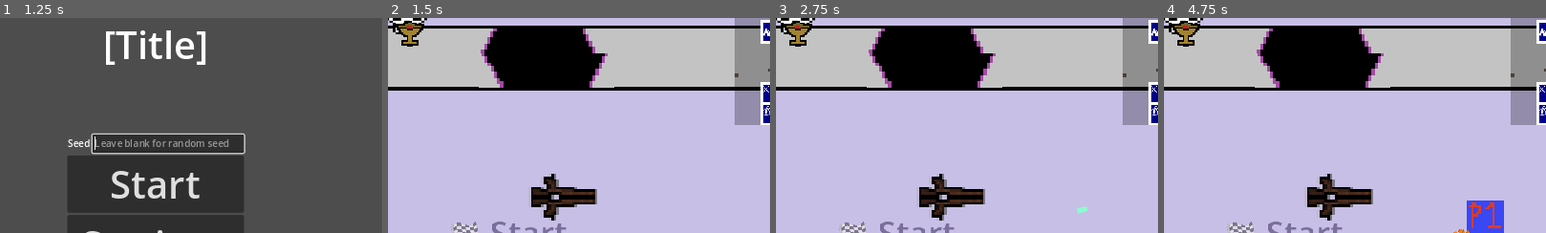
Above: before the commit, frames 1-4 (left to right).
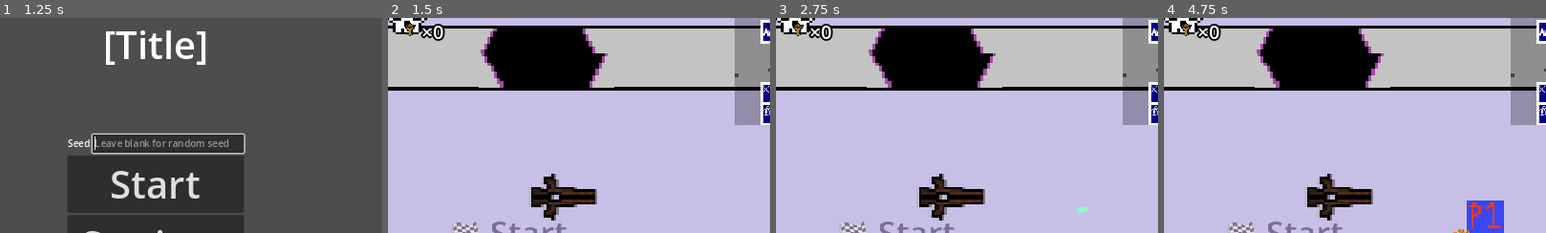
Above: after the commit, the same moments.

Repository: dcordova7146/Team4
Game: Godot game, scene res://main.tscn
Same seed, same stepped clock (60 frames per second), same inputs: the game is played once before the commit and once after it.
Inputs (mouse positions are % of the whole screen's width and height, from its top left):
- Up to frame 1 (1.25 s): click (52, 29) at 0.52 s; type "Alex" at 0.6 s
- Up to frame 2 (1.5 s): click "Start" at 1.25 s
- Up to frame 3 (2.75 s): tap Enter at 2 s; move the mouse to (72, 45) at 2.02 s; press the mouse at (72, 45) at 2.03 s; hold D (move_right) from 2.03 s (still down)
- Up to frame 4 (4.75 s): move the mouse to (30, 55) at 2.77 s; release D (move_right) at 2.78 s; release the mouse at (30, 55) at 2.78 s; hold S (move_down) 2.78-3.53 s; tap 1 (weapon_slot_1) at 2.85 s; tap Space at 3.5 s; move the mouse to (60, 28) at 3.52 s; hold D (move_right) 3.53-4.28 s; hold 2 (weapon_slot_2) 3.53-4.28 s; move the mouse to (45, 70) at 4.27 s; hold W (move_up) from 4.28 s (still down); tap 3 (weapon_slot_3) at 4.35 s
The pictures show only the part of the screen within x 30-80%, y 0-50%; the shares and areas given below are measured in that part.

Frame 1 is identical in both runs. In frame 2, 0.8% of the frame differs, in the area x 2-15%, y 1-14%; in frame 3, 0.8%; in frame 4, 0.8%.

Commit message:
Fix blood cup label aliasing
- Resolve warnings

Diff:
--- a/ui/Bloodcup.gd
+++ /dev/null
@@ -1,7 +0,0 @@
-extends Sprite2D
-
-var blood_count := 0
-
-
-func set_blood_cup(new_count: int) -> void:
-	get_node("bloodcount").text = "x" +str(blood_count)
--- /dev/null
+++ b/ui/blood_cup.gd
@@ -0,0 +1,10 @@
+extends HBoxContainer
+
+@onready var label: Label = $Label
+
+var _blood_count: int = 0
+
+
+func set_blood_cup(new_count: int) -> void:
+	_blood_count = new_count
+	label.text = "×" + str(_blood_count)
--- a/ui/health_change.tscn
+++ b/ui/health_change.tscn
@@ -23,7 +23,7 @@
 
 [node name="HealthChange" type="RichTextLabel"]
 clip_contents = false
-offset_right = 48.0
+offset_right = 96.0
 offset_bottom = 40.0
 theme_override_font_sizes/normal_font_size = 64
 scroll_active = false
--- a/ui/hud.tscn
+++ b/ui/hud.tscn
@@ -1,16 +1,19 @@
 [gd_scene load_steps=5 format=3 uid="uid://doe0sstc3n5sh"]
 
 [ext_resource type="Script" path="res://ui/lives.gd" id="1_74fjh"]
+[ext_resource type="Script" path="res://ui/blood_cup.gd" id="2_156fb"]
 [ext_resource type="Texture2D" uid="uid://cdvs87wypg7qa" path="res://tempAssets/bloodcup.png.png" id="2_j2t6t"]
-[ext_resource type="Script" path="res://ui/Bloodcup.gd" id="3_3ucys"]
 
 [sub_resource type="LabelSettings" id="LabelSettings_ejrmc"]
-outline_size = 6
+font_size = 32
+outline_size = 12
 outline_color = Color(0, 0, 0, 1)
 
 [node name="HUD" type="CanvasLayer"]
 
-[node name="Lives" type="Node2D" parent="."]
+[node name="Lives" type="Control" parent="."]
+layout_mode = 3
+anchors_preset = 0
 script = ExtResource("1_74fjh")
 
 [node name="Minimap" type="ColorRect" parent="."]
@@ -25,16 +28,17 @@
 [node name="TextureRect" type="TextureRect" parent="Minimap"]
 layout_mode = 0
 
-[node name="Bloodcup" type="Sprite2D" parent="."]
-position = Vector2(416, 32)
-scale = Vector2(2.75, 2.75)
+[node name="BloodCup" type="HBoxContainer" parent="."]
+offset_left = 400.0
+offset_right = 455.0
+offset_bottom = 32.0
+script = ExtResource("2_156fb")
+
+[node name="TextureRect" type="TextureRect" parent="BloodCup"]
+layout_mode = 2
 texture = ExtResource("2_j2t6t")
-script = ExtResource("3_3ucys")
 
-[node name="bloodcount" type="Label" parent="Bloodcup"]
-offset_left = 10.5454
-offset_top = -14.1818
-offset_right = 50.5454
-offset_bottom = 8.81818
-text = "x0"
+[node name="Label" type="Label" parent="BloodCup"]
+layout_mode = 2
+text = "×0"
 label_settings = SubResource("LabelSettings_ejrmc")
--- a/ui/lives.gd
+++ b/ui/lives.gd
@@ -1,6 +1,6 @@
 @tool
 class_name Lives
-extends Node2D
+extends Control
 ## A sort of progress bar that displays discrete values with heart shapes.
 
 const DEFAULT_COLOR: Color = Color("#f8221c")
